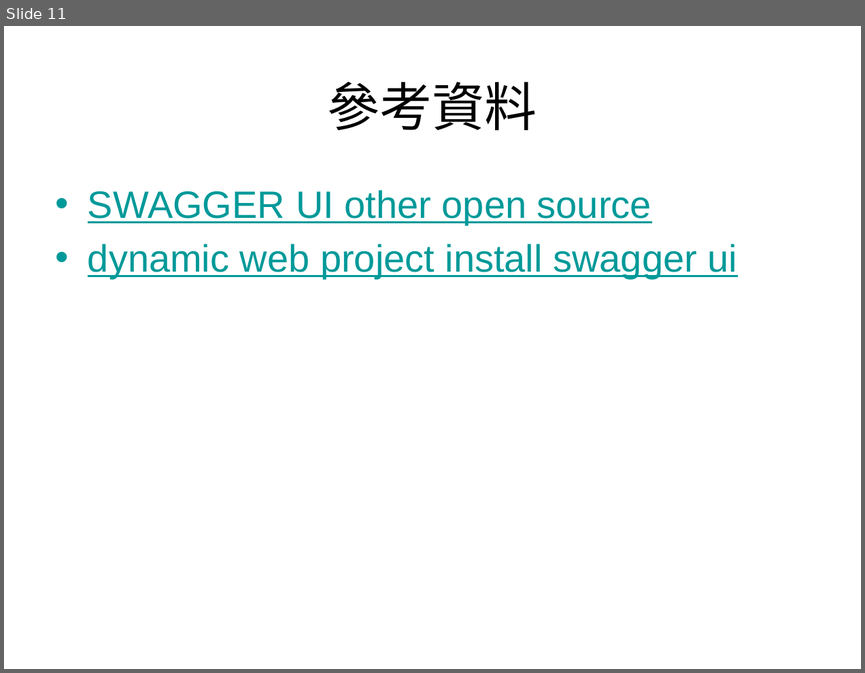
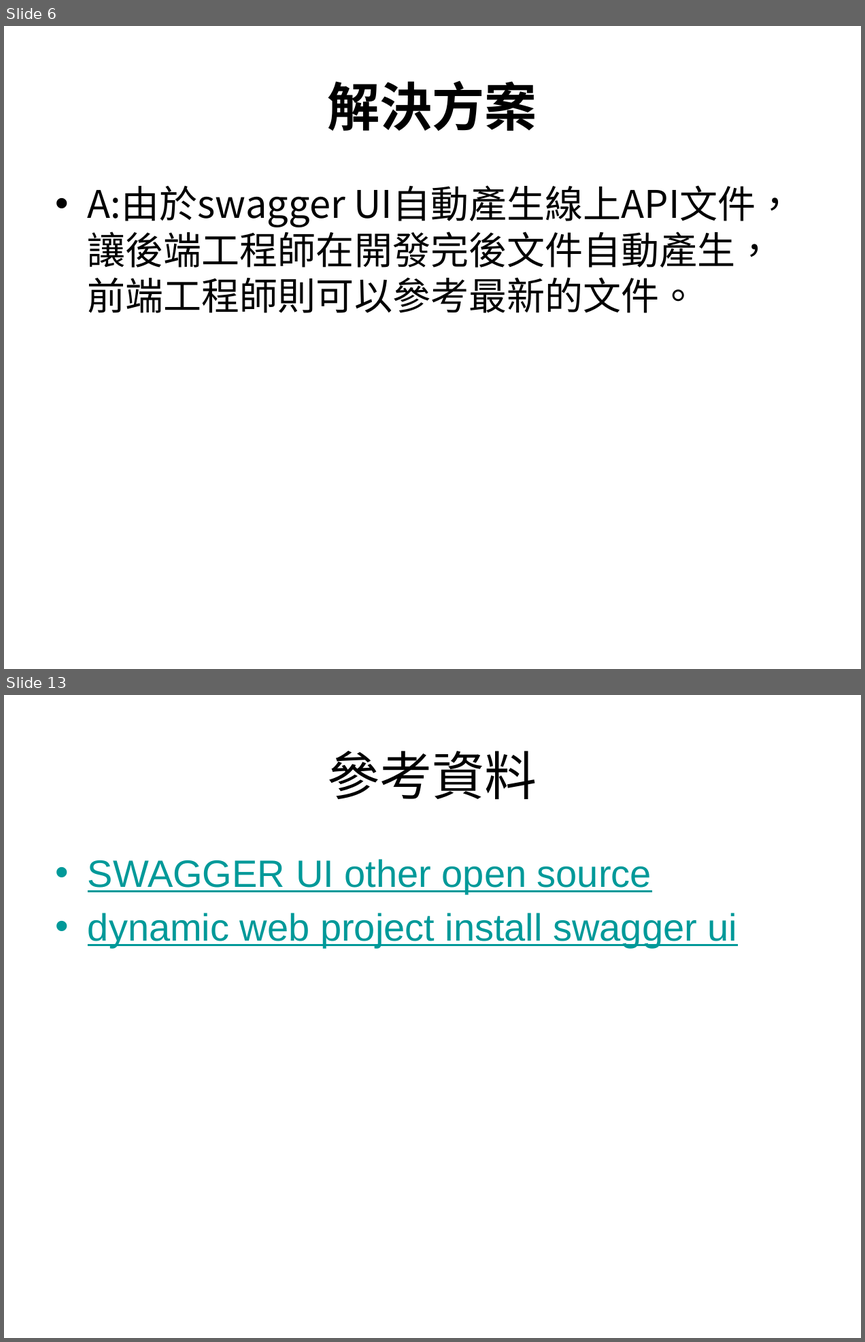
Before and after one commit to xyz90161/PPT, a slide deck: swagger_UI.pptx. Shown one above the other, each under a label of ours: slide 11 before the commit, slides 6 and 13 after it; the slides between them are not shown. The pictures are 865x673 and 865x1342 pixels, drawn with LibreOffice and Linux fonts; fonts in the diff are those of the drawing; background and template pictures are left out. Boxes give left, top, right and bottom in pixels: in the first picture for what was removed or moved away, otherwise in the second. Text is boxed around its words. In the diff, an @@ line names an element or a change of style, - is before the commit and + after.

```diff
--- a/swagger_UI.pptx
+++ b/swagger_UI.pptx
@@ slide 6 added at <box>4,26,861,669</box>, background picture (left out) @@
@@ title added at <box>328,80,537,131</box>, 44 pt, text #000000, bold @@
+解決方案
@@ text added at <box>88,185,794,313</box>, 32 pt, text #000000 @@
+• A:由於swagger UI自動產生線上API文件，讓後端工程師在開發完後文件自動產生，前端工程師則可以參考最新的文件。
@@ what was slide 11 is now slide 13 @@
```
Also in this commit, not shown: 10 slides changed, 2 other slides added.
